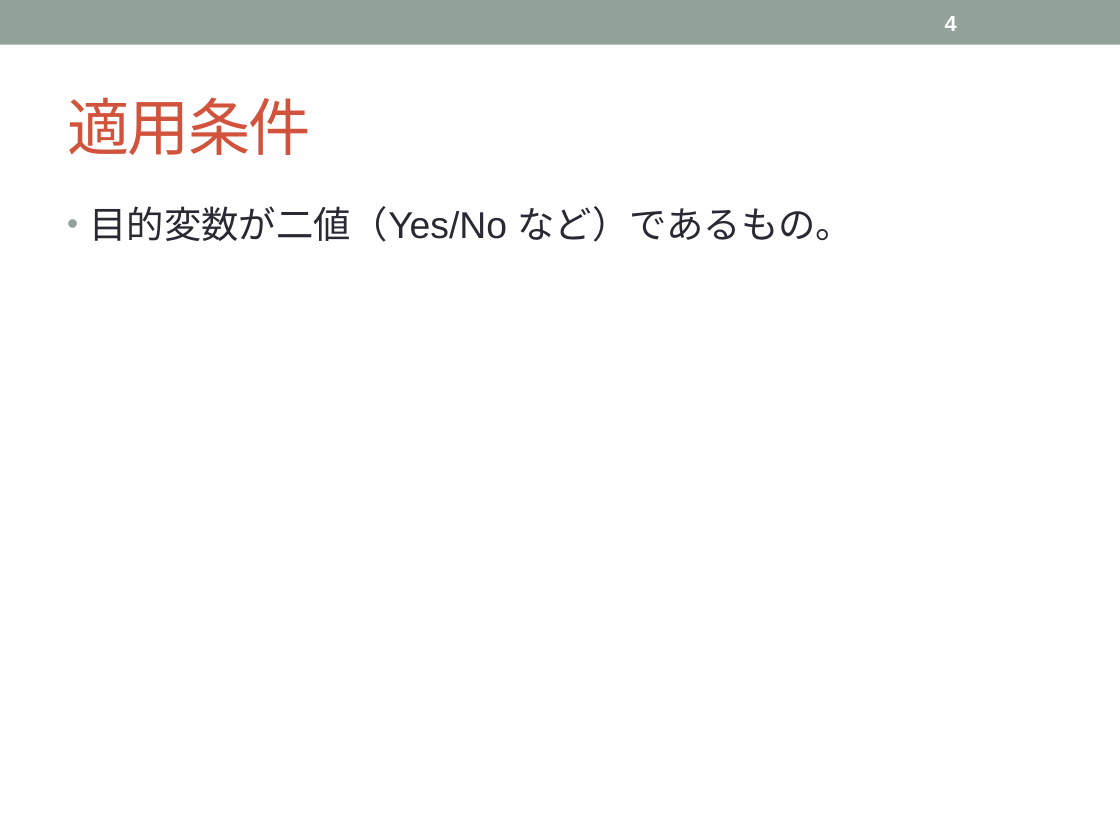
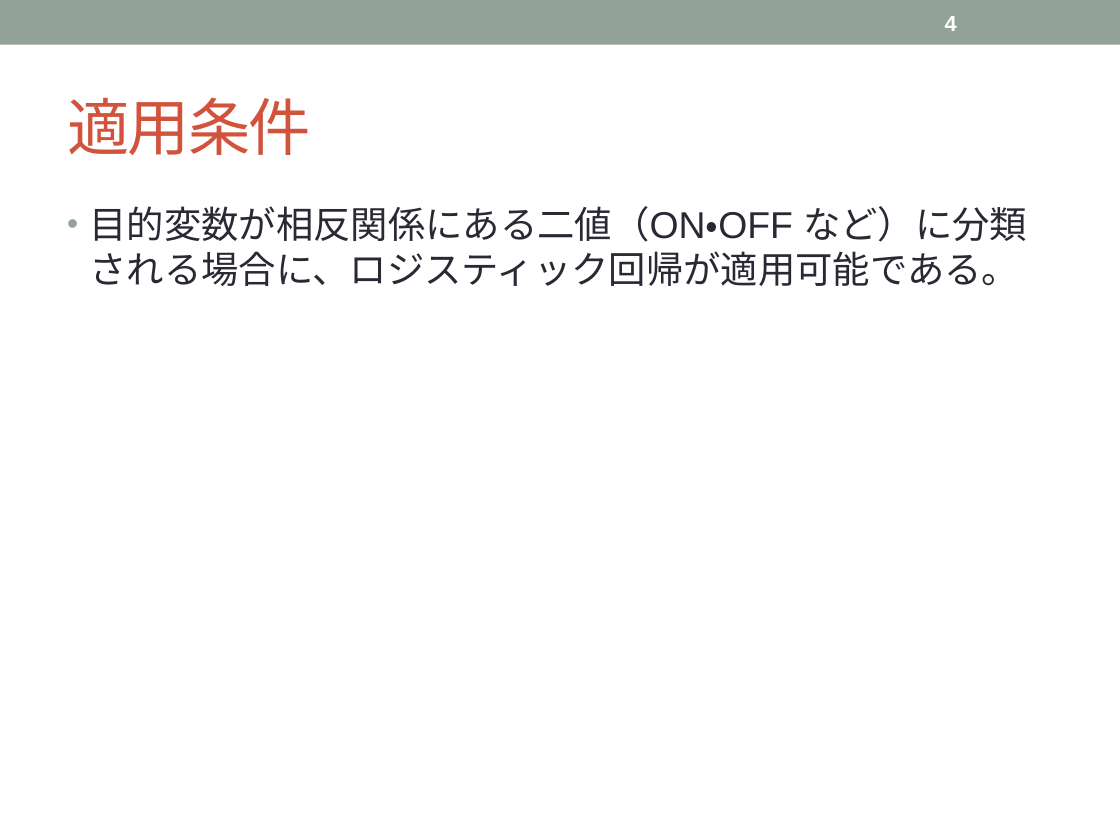
Before and after one commit to tsuchiyatoshio/team, a slide deck: slide 4 of oouchi/1.2_LogisticRegression/1.2_RogisticRegression.pptx. Drawn at 1120x840 pixels with LibreOffice and Linux fonts; fonts in the diff are those of the drawing. Boxes give left, top, right and bottom in pixels: in the first picture for what was removed or moved away, otherwise in the second. Text is boxed around its words. In the diff, an @@ line names an element or a change of style, - is before the commit and + after.

```diff
--- a/oouchi/1.2_LogisticRegression/1.2_RogisticRegression.pptx
+++ b/oouchi/1.2_LogisticRegression/1.2_RogisticRegression.pptx
@@ text at <box>90,206,1027,286</box>: text changed @@
-• 目的変数が二値（Yes/No など）であるもの。
+• 目的変数が相反関係にある二値（ON・OFF など）に分類される場合に、ロジスティック回帰が適用可能である。
```
Also in this commit, not shown: 7 other slides changed.
